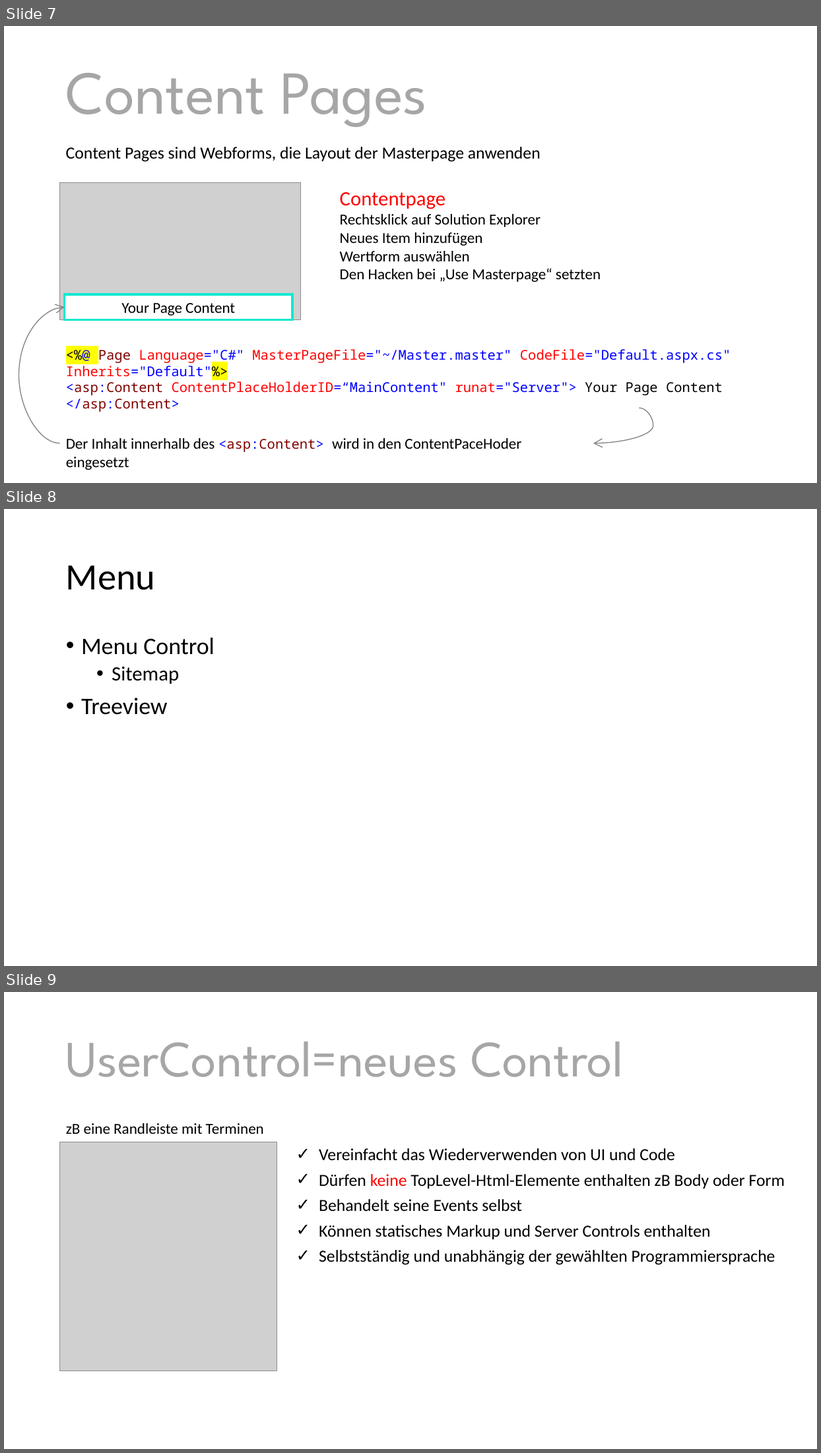
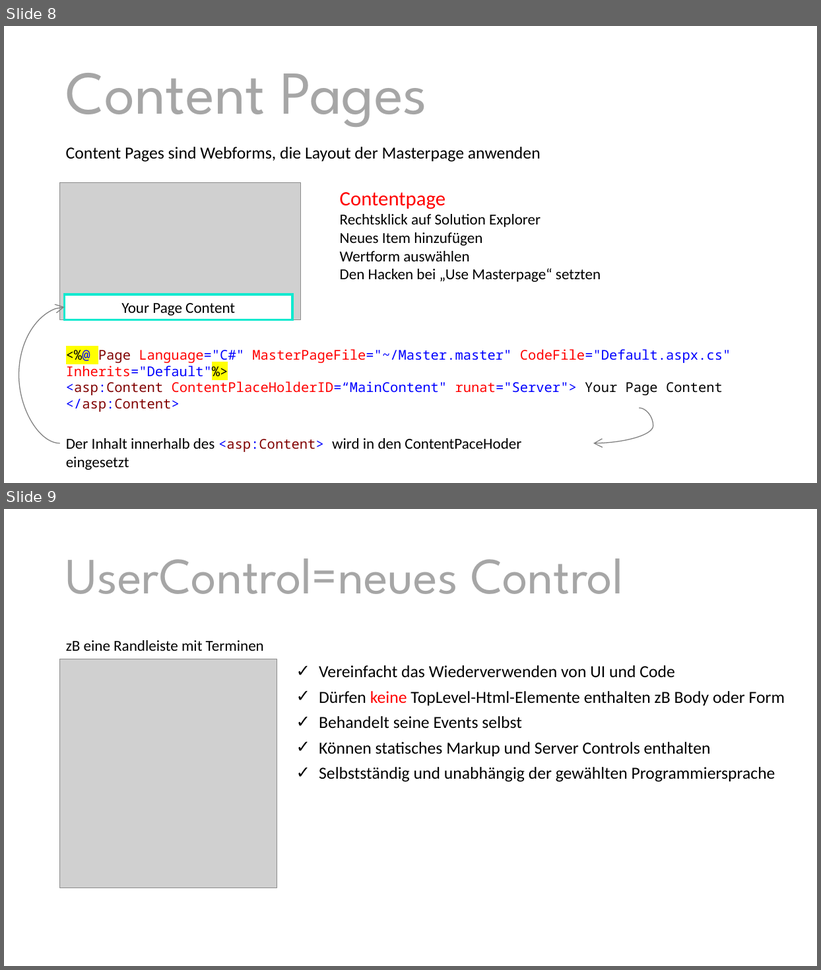
Before and after one commit to ppedvAG/WebformsKurs, a slide deck: 07MasterPagesUserControls.pptx. Shown one above the other, each under a label of ours: slides 7, 8 and 9 before the commit, slides 8 and 9 after it. The pictures are 821x1453 and 821x970 pixels, drawn with LibreOffice and Linux fonts; fonts in the diff are those of the drawing; grey boxes stand for pictures. Boxes give left, top, right and bottom in pixels: in the first picture for what was removed or moved away, otherwise in the second. Text is boxed around its words. In the diff, an @@ line names an element or a change of style, - is before the commit and + after.

```diff
--- a/07MasterPagesUserControls.pptx
+++ b/07MasterPagesUserControls.pptx
@@ slide 8 removed at <box>4,509,817,966</box>, background #FFFFFF @@
@@ title removed at <box>66,565,156,590</box> @@
-Menu
@@ text removed at <box>81,638,215,715</box> @@
-• Menu Control
-  • Sitemap
-• Treeview
@@ what was slide 7 is now slide 8 @@
```
Also in this commit, not shown: 1 slide changed, 1 slide added, 24 other files.
